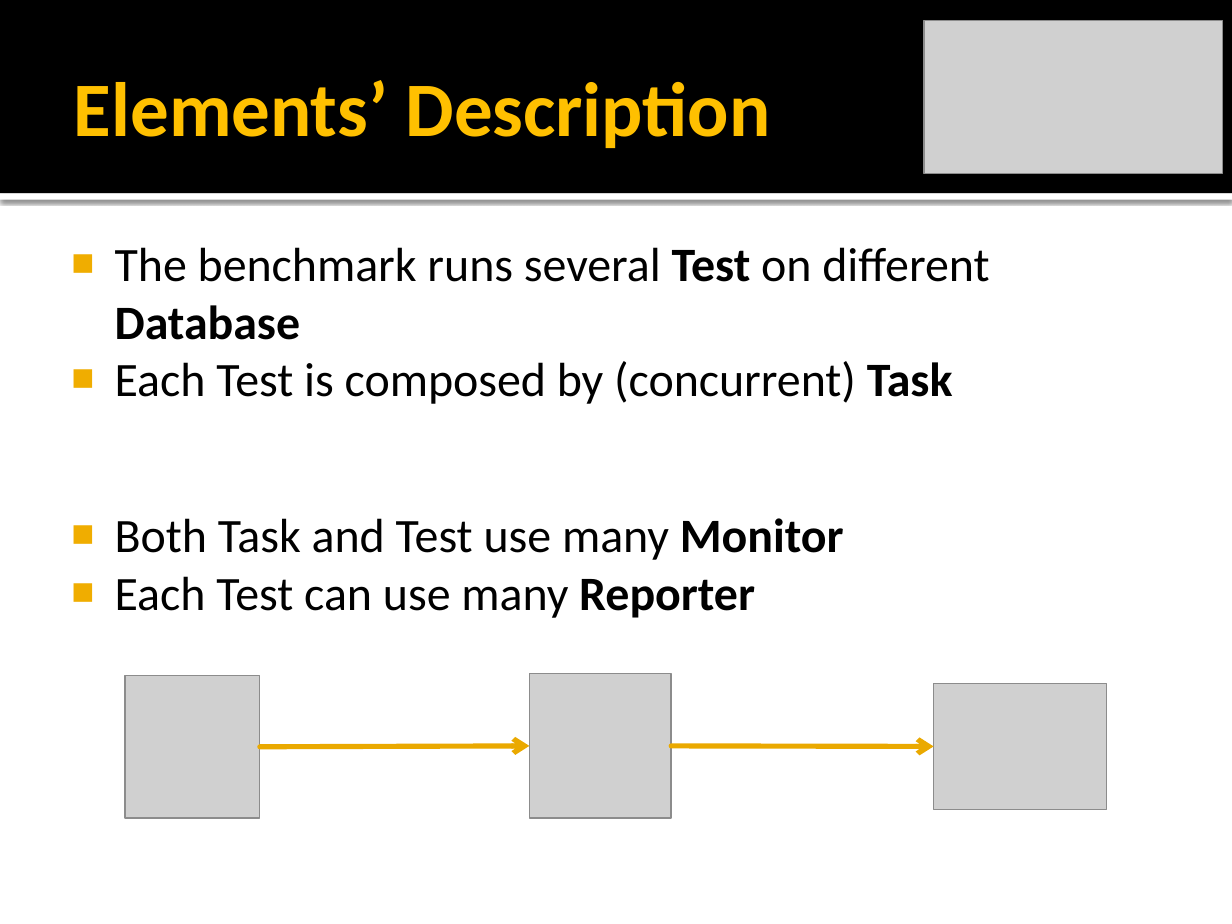
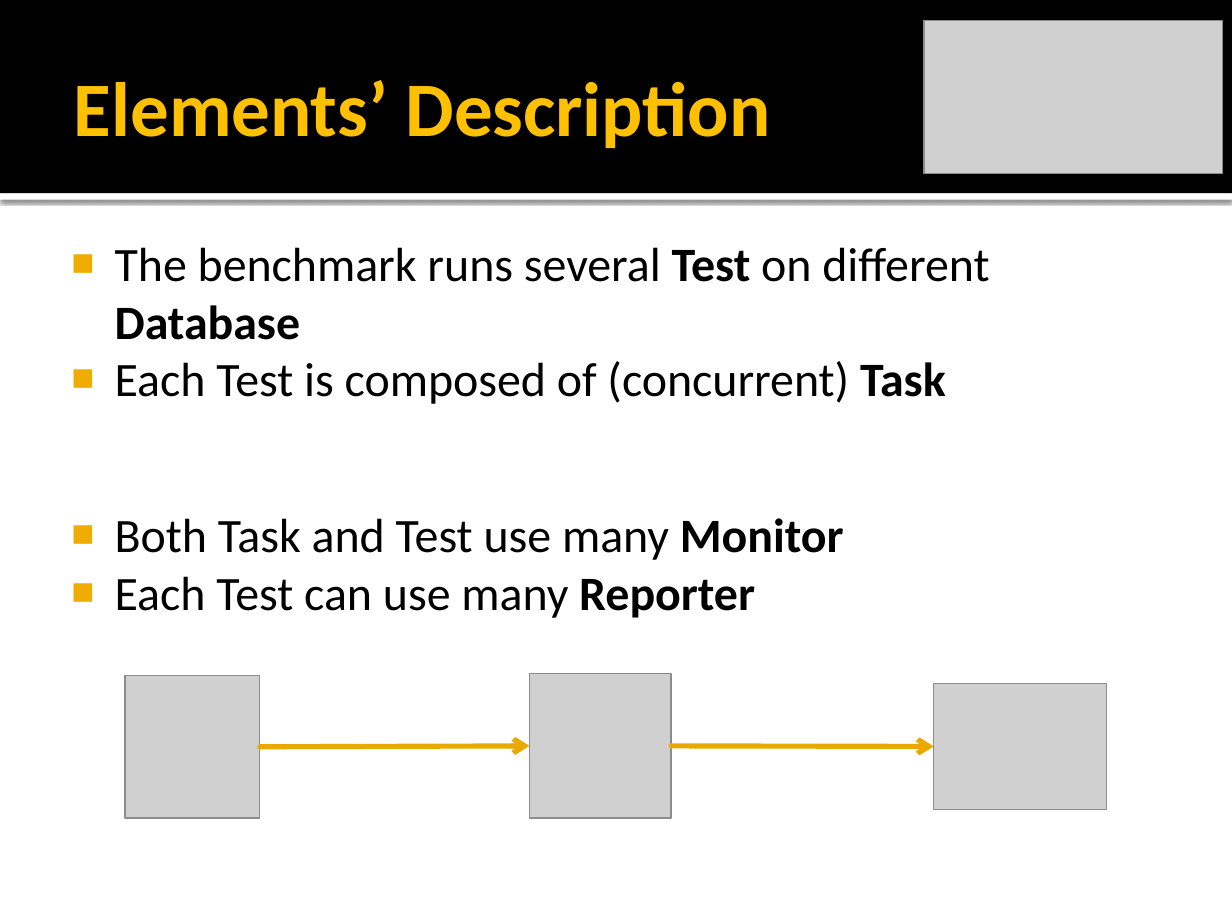
Before and after one commit to rickilama54/portable-db-bench, a slide deck: slide 11 of tesi/presentazione/Barbagallo-IMDB.pptx. Drawn at 1232x924 pixels with LibreOffice and Linux fonts; fonts in the diff are those of the drawing; grey boxes stand for pictures. Boxes give left, top, right and bottom in pixels: in the first picture for what was removed or moved away, otherwise in the second. Text is boxed around its words. In the diff, an @@ line names an element or a change of style, - is before the commit and + after.

```diff
--- a/tesi/presentazione/Barbagallo-IMDB.pptx
+++ b/tesi/presentazione/Barbagallo-IMDB.pptx
@@ text at [115,361,946,404]: text changed @@
-■ Each Test is composed by (concurrent) Task
+■ Each Test is composed of (concurrent) Task
```
Also in this commit, not shown: 6 other slides changed, 3 slides added.
